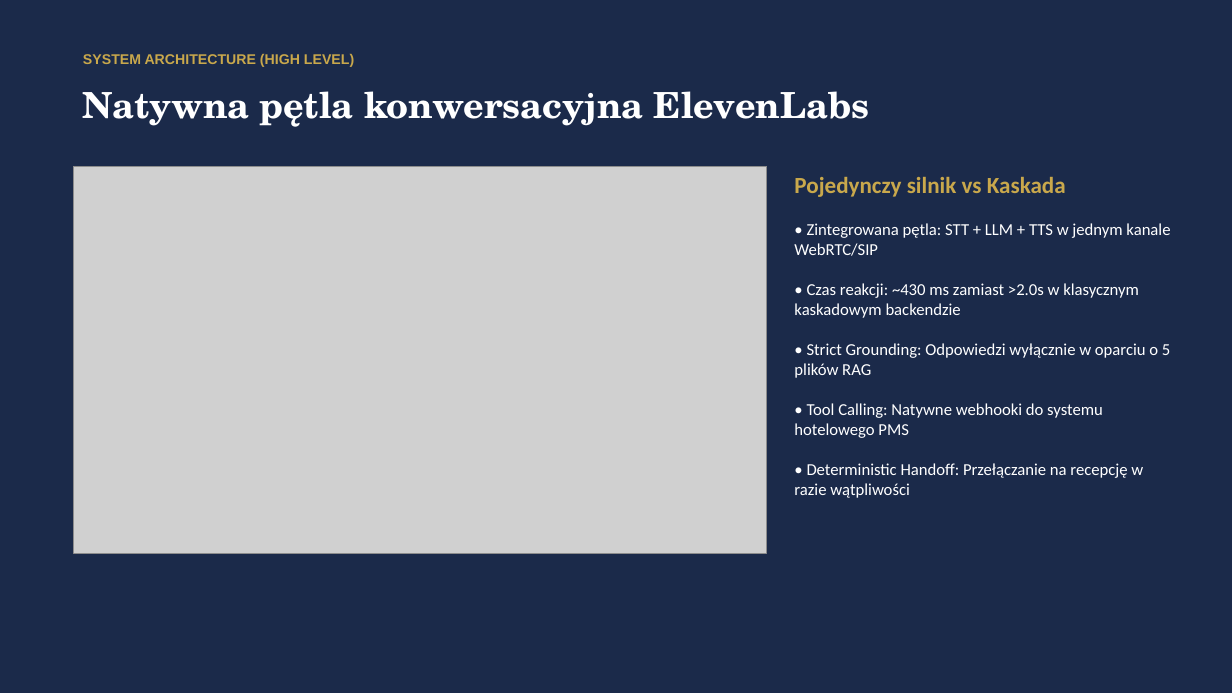
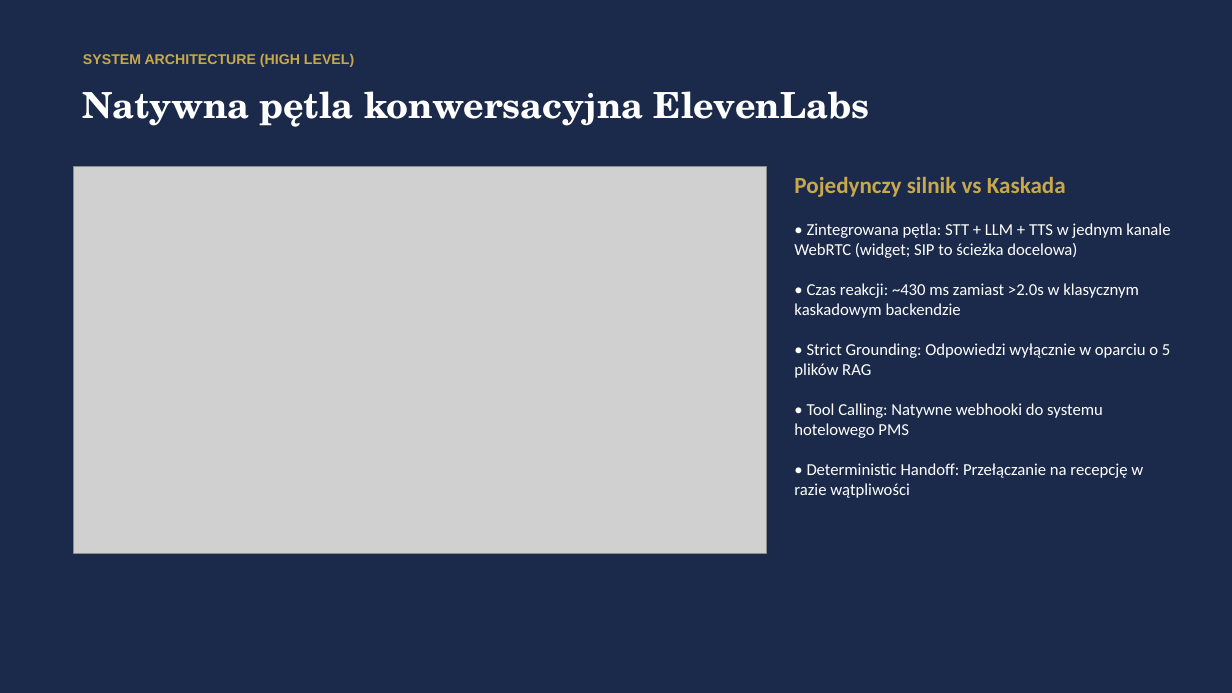
Before and after one commit to kpulka/Elevenlabs_SpaHotel_PoC, a slide deck: slide 4 of presentation/Bukowy_Dwor_Case_Study.pptx. Drawn at 1232x693 pixels with LibreOffice and Linux fonts; fonts in the diff are those of the drawing; grey boxes stand for pictures. Boxes give left, top, right and bottom in pixels: in the first picture for what was removed or moved away, otherwise in the second. Text is boxed around its words. In the diff, an @@ line names an element or a change of style, - is before the commit and + after.

```diff
--- a/presentation/Bukowy_Dwor_Case_Study.pptx
+++ b/presentation/Bukowy_Dwor_Case_Study.pptx
@@ text at <box>794,223,1170,498</box>: text changed @@
-• Zintegrowana pętla: STT + LLM + TTS w jednym kanale WebRTC/SIP
-• Czas reakcji: ~430 ms zamiast >2.0s w klasycznym kaskadowym backendzie
-• Strict Grounding: Odpowiedzi wyłącznie w oparciu o 5 plików RAG
-• Tool Calling: Natywne webhooki do systemu hotelowego PMS
-• Deterministic Handoff: Przełączanie na recepcję w razie wątpliwości
+• Zintegrowana pętla: STT + LLM + TTS w jednym kanale WebRTC (widget; SIP to ścieżka docelowa)
+• Czas reakcji: ~430 ms zamiast >2.0s w klasycznym kaskadowym backendzie
+• Strict Grounding: Odpowiedzi wyłącznie w oparciu o 5 plików RAG
+• Tool Calling: Natywne webhooki do systemu hotelowego PMS
+• Deterministic Handoff: Przełączanie na recepcję w razie wątpliwości
```
Also in this commit, not shown: 4 other slides changed, 33 other files.
